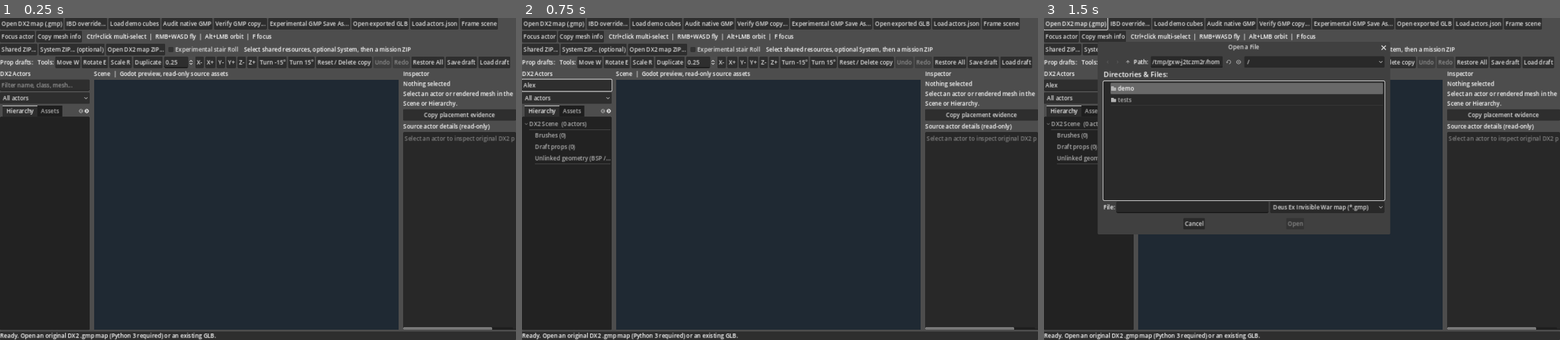
Above: before the commit, frames 1-3 (left to right).
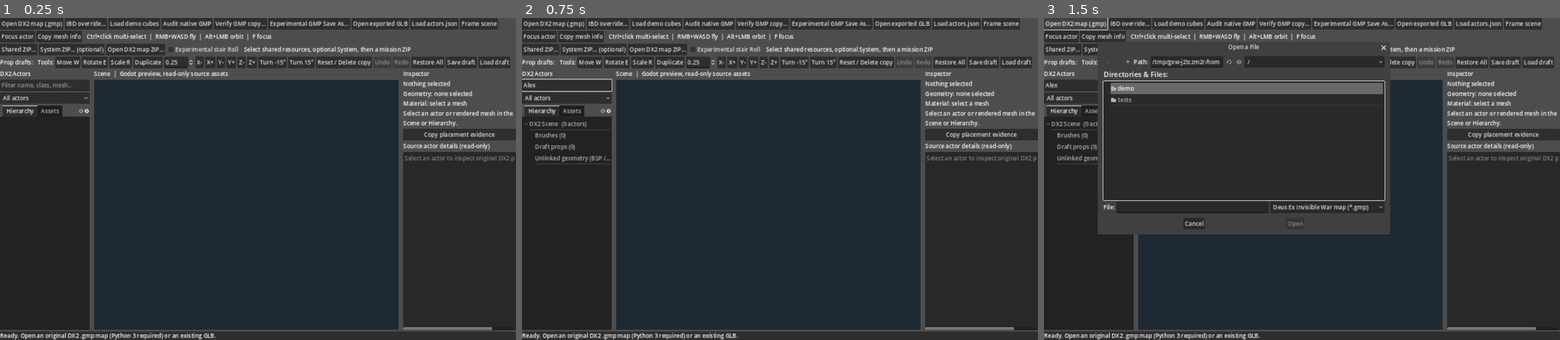
Above: after the commit, the same moments.

Repository: JakX2/Deus-Ex-2-SDK
Game: Godot game, scene res://main.tscn
Same seed, same stepped clock (60 frames per second), same inputs: the game is played once before the commit and once after it.
Inputs (mouse positions are in pixels of both pictures, inside the frame that each line leads up to):
- Up to frame 1 (0.25 s): no input
- Up to frame 2 (0.75 s): click (568, 85) at 0.52 s; type "Alex" at 0.6 s
- Up to frame 3 (1.5 s): click "Open DX2 map (.gmp)" at 1.25 s

The runs differ from the first frame. In frame 1, 2.6% of the frame differs, in the area x 78-100%, y 22-97%; in frame 2, 2.6%; in frame 3, 2.7%, in the area x 34-100%, y 13-97%.

Commit message:
Restore always-visible Inspector geometry class, source material and skin summary

Diff:
--- a/native_editor/godot_editor/main.gd
+++ b/native_editor/godot_editor/main.gd
@@ -34,6 +34,7 @@
 var hierarchy_items: Dictionary = {}
 var hierarchy_syncing := false
 var inspector_title: Label
+var inspector_summary: Label
 var inspector_details: Label
 var placement_inspector: Label
 var inspector_transform_section: VBoxContainer
@@ -500,6 +501,10 @@
     inspector_title = Label.new()
     inspector_title.text = "Nothing selected"
     inspector_pane.add_child(inspector_title)
+    inspector_summary = Label.new()
+    inspector_summary.autowrap_mode = TextServer.AUTOWRAP_WORD_SMART
+    inspector_summary.text = "Geometry: none selected\nMaterial: select a mesh"
+    inspector_pane.add_child(inspector_summary)
     inspector_details = Label.new()
     inspector_details.text = "Select an actor or rendered mesh in the Scene or Hierarchy."
     inspector_details.autowrap_mode = TextServer.AUTOWRAP_WORD_SMART
@@ -2008,12 +2013,78 @@
     )
 
 
+func _mesh_geometry_material_summary(actor: Dictionary, node: MeshInstance3D = null) -> String:
+    # Keep basic source type and material info immediately visible even when
+    # the long original actor properties and mesh metadata require scrolling.
+    var lines: Array[String] = []
+    if not actor.is_empty():
+        lines.append("Actor: " + str(actor.get("class", "Unknown")) +
+            "  |  " + _actor_category(actor))
+        var resource: Variant = actor.get("mesh", null)
+        var mesh_name := ""
+        if typeof(resource) == TYPE_STRING:
+            mesh_name = str(resource)
+        elif typeof(resource) == TYPE_DICTIONARY:
+            mesh_name = str(resource.get("name", ""))
+        if not mesh_name.is_empty():
+            lines.append("Geometry: static mesh | " + mesh_name)
+        else:
+            lines.append("Geometry: logical actor (no linked mesh)")
+        var skin: Variant = actor.get("render_skin", null)
+        if typeof(skin) == TYPE_DICTIONARY:
+            lines.append("Skin: " + str(skin.get("selected", "(unavailable)")) +
+                " [" + str(skin.get("status", "unknown")) + "]")
+            var material_rows: Variant = skin.get("materials", [])
+            if typeof(material_rows) == TYPE_ARRAY:
+                var names: Array[String] = []
+                for item in material_rows:
+                    if typeof(item) == TYPE_DICTIONARY:
+                        var name := str(item.get("name", ""))
+                        if not name.is_empty() and not names.has(name):
+                            names.append(name)
+                if not names.is_empty():
+                    lines.append("Source materials: " + ", ".join(names.slice(0, 5)) +
+                        (" (more)" if names.size() > 5 else ""))
+    if is_instance_valid(node) and node.mesh != null:
+        if actor.is_empty():
+            var kind := "BSP render geometry" if str(node.name).begins_with("BSP_") else "Unlinked mesh geometry"
+            if str(node.name).begins_with("DraftProp_"):
+                kind = "Editor-only draft geometry"
+            lines.append("Geometry: " + kind + " | " + str(node.name))
+        var surface_count := node.mesh.get_surface_count()
+        lines.append("Surfaces: " + str(surface_count))
+        var material_names: Array[String] = []
+        for index in range(mini(surface_count, 8)):
+            var material: Material = node.get_active_material(index)
+            if material != null:
+                var label := material.resource_name
+                if label.is_empty():
+                    label = material.get_class()
+                if not material_names.has(label):
+                    material_names.append(label)
+        if not material_names.is_empty():
+            lines.append("Preview materials: " + ", ".join(material_names.slice(0, 4)) +
+                (" (more)" if material_names.size() > 4 else ""))
+    if lines.is_empty():
+        return "Geometry: none selected\nMaterial: select an actor or rendered mesh"
+    return "\n".join(lines)
+
+
 func _refresh_inspector_panel() -> void:
     if inspector_title == null or inspector_transform_section == null:
         return
     _refresh_brush_inspector()
     _refresh_placement_panel()
     var nodes := _selection_nodes()
+    var current_actor: Dictionary = {}
+    var current_mesh: MeshInstance3D = null
+    if nodes.size() == 1:
+        current_mesh = nodes[0]
+        if actors_by_name.has(str(nodes[0].name)):
+            current_actor = actors_by_name[str(nodes[0].name)]
+    elif nodes.is_empty() and not selected_actor.is_empty():
+        current_actor = selected_actor
+    inspector_summary.text = _mesh_geometry_material_summary(current_actor, current_mesh)
     var eligible := _draft_selected_is_prop()
     inspector_transform_section.visible = eligible
     _refresh_actor_property_editor()
